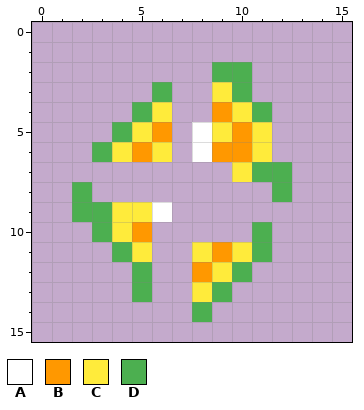
File history of a pixel-art sprite, res/texture/other/bullet/bulletPlayer_explode.png. Above: the version before the commit.
The file is 16x16 pixels.
Palette (. is transparent): A #ffffff  B #ff9800  C #ffeb3b  D #4caf50
Pixels before, first column x 2:
 2 .......DD..
 3 ....D..CD..
 4 ...DC..BCD.
 5 ..DCB.ACBC.
 6 .DCBC.ABBC.
 7 ........CDD
 8 D.........D
 9 DDCCA......
10 .DCB.....D.
11 ..DC..CBCD.
12 ...D..BCD..
13 ...D..CD...
14 ......D....
After the commit:
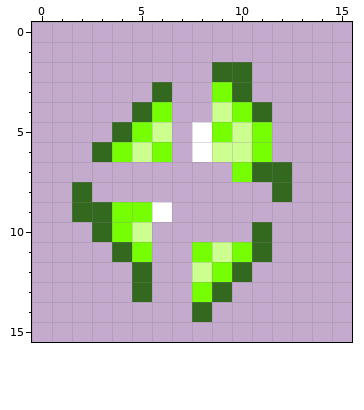
Edits made:
colour B: #ff9800 -> #ccff90
colour C: #ffeb3b -> #76ff03
colour D: #4caf50 -> #33691e
